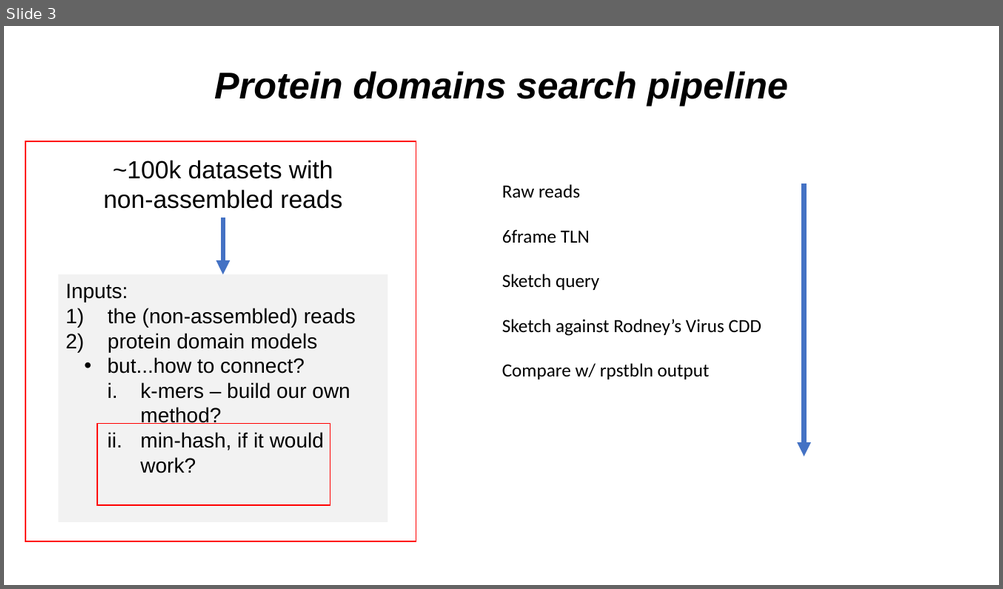
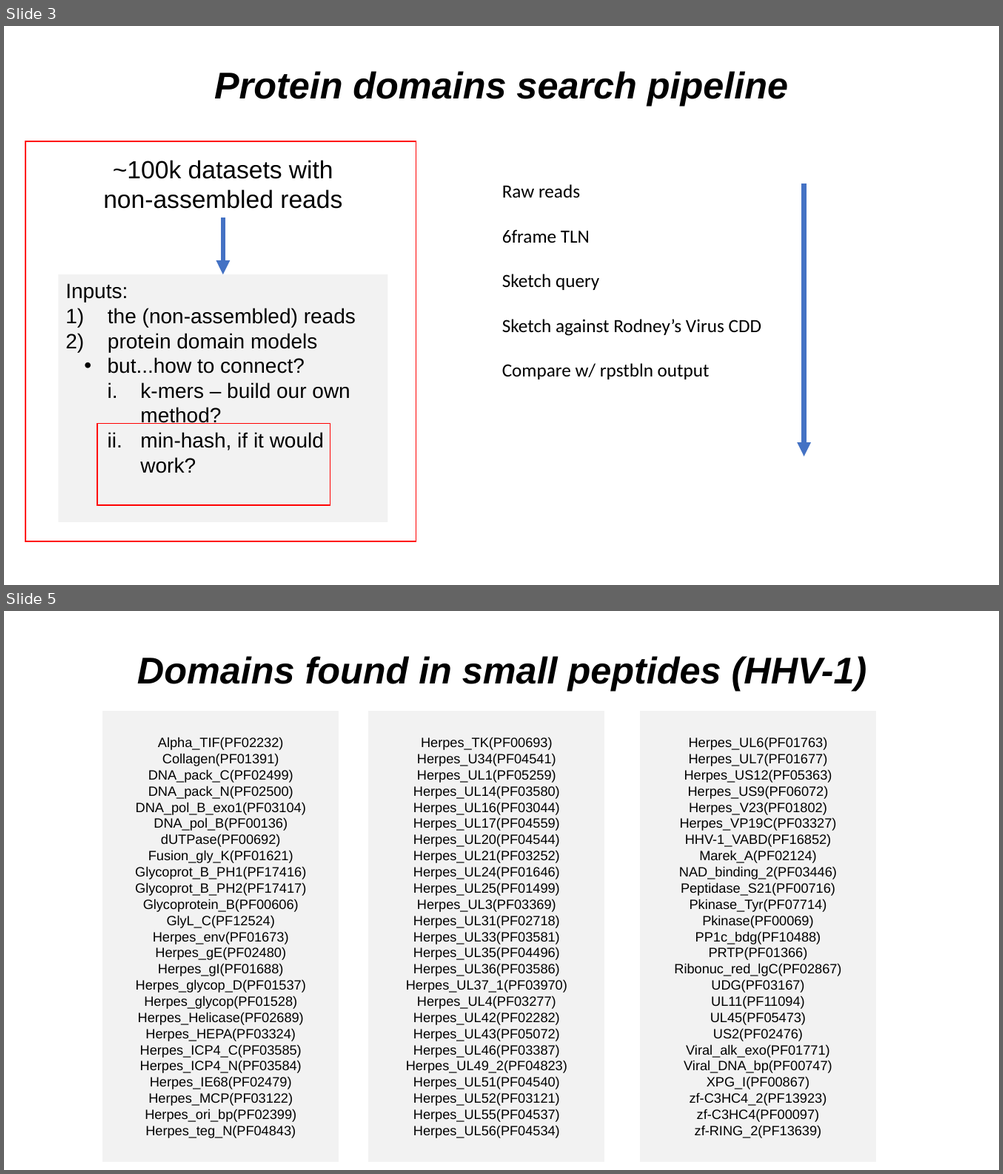
Before and after one commit to NCBI-Codeathons/Domain_HMM_Boundaries, a slide deck: tuesday progress presentation2.pptx. Shown one above the other, each under a label of ours: slide 3 before the commit, slides 3 and 5 after it; the slides between them are not shown. The pictures are 1003x589 and 1003x1174 pixels, drawn with LibreOffice and Linux fonts; fonts in the diff are those of the drawing. Boxes give left, top, right and bottom in pixels: in the first picture for what was removed or moved away, otherwise in the second. Text is boxed around its words. In the diff, an @@ line names an element or a change of style, - is before the commit and + after.

Commit message:
newSlides

```diff
--- a/tuesday progress presentation2.pptx
+++ b/tuesday progress presentation2.pptx
@@ slide 5 added at [4,611,999,1170], background #FFFFFF @@
@@ text added at [137,656,867,691], 36 pt, text #000000, bold, italic @@
+Domains found in small peptides (HHV-1)
@@ rectangle added at [102,711,339,1162], fill #F2F2F2, 13 pt, text #000000 @@
+Alpha_TIF(PF02232)
+Collagen(PF01391)
+DNA_pack_C(PF02499)
+DNA_pack_N(PF02500)
+DNA_pol_B_exo1(PF03104)
+DNA_pol_B(PF00136)
+dUTPase(PF00692)
+Fusion_gly_K(PF01621)
+Glycoprot_B_PH1(PF17416)
+Glycoprot_B_PH2(PF17417)
+Glycoprotein_B(PF00606)
+GlyL_C(PF12524)
+Herpes_env(PF01673)
+Herpes_gE(PF02480)
+Herpes_gI(PF01688)
+Herpes_glycop_D(PF01537)
+Herpes_glycop(PF01528)
+Herpes_Helicase(PF02689)
+Herpes_HEPA(PF03324)
+Herpes_ICP4_C(PF03585)
+Herpes_ICP4_N(PF03584)
+Herpes_IE68(PF02479)
+Herpes_MCP(PF03122)
+Herpes_ori_bp(PF02399)
+Herpes_teg_N(PF04843)
@@ rectangle added at [368,711,605,1162], fill #F2F2F2, 13 pt, text #000000 @@
+Herpes_TK(PF00693)
+Herpes_U34(PF04541)
+Herpes_UL1(PF05259)
+Herpes_UL14(PF03580)
+Herpes_UL16(PF03044)
+Herpes_UL17(PF04559)
+Herpes_UL20(PF04544)
+Herpes_UL21(PF03252)
+Herpes_UL24(PF01646)
+Herpes_UL25(PF01499)
+Herpes_UL3(PF03369)
+Herpes_UL31(PF02718)
+Herpes_UL33(PF03581)
+Herpes_UL35(PF04496)
+Herpes_UL36(PF03586)
+Herpes_UL37_1(PF03970)
+Herpes_UL4(PF03277)
+Herpes_UL42(PF02282)
+Herpes_UL43(PF05072)
+Herpes_UL46(PF03387)
+Herpes_UL49_2(PF04823)
+Herpes_UL51(PF04540)
+Herpes_UL52(PF03121)
+Herpes_UL55(PF04537)
+Herpes_UL56(PF04534)
@@ rectangle added at [640,711,876,1162], fill #F2F2F2, 13 pt, text #000000 @@
+Herpes_UL6(PF01763)
+Herpes_UL7(PF01677)
+Herpes_US12(PF05363)
+Herpes_US9(PF06072)
+Herpes_V23(PF01802)
+Herpes_VP19C(PF03327)
+HHV-1_VABD(PF16852)
+Marek_A(PF02124)
+NAD_binding_2(PF03446)
+Peptidase_S21(PF00716)
+Pkinase_Tyr(PF07714)
+Pkinase(PF00069)
+PP1c_bdg(PF10488)
+PRTP(PF01366)
+Ribonuc_red_lgC(PF02867)
+UDG(PF03167)
+UL11(PF11094)
+UL45(PF05473)
+US2(PF02476)
+Viral_alk_exo(PF01771)
+Viral_DNA_bp(PF00747)
+XPG_I(PF00867)
+zf-C3HC4_2(PF13923)
+zf-C3HC4(PF00097)
+zf-RING_2(PF13639)
```
Also in this commit, not shown: 1 other slide added, 2 other files.
